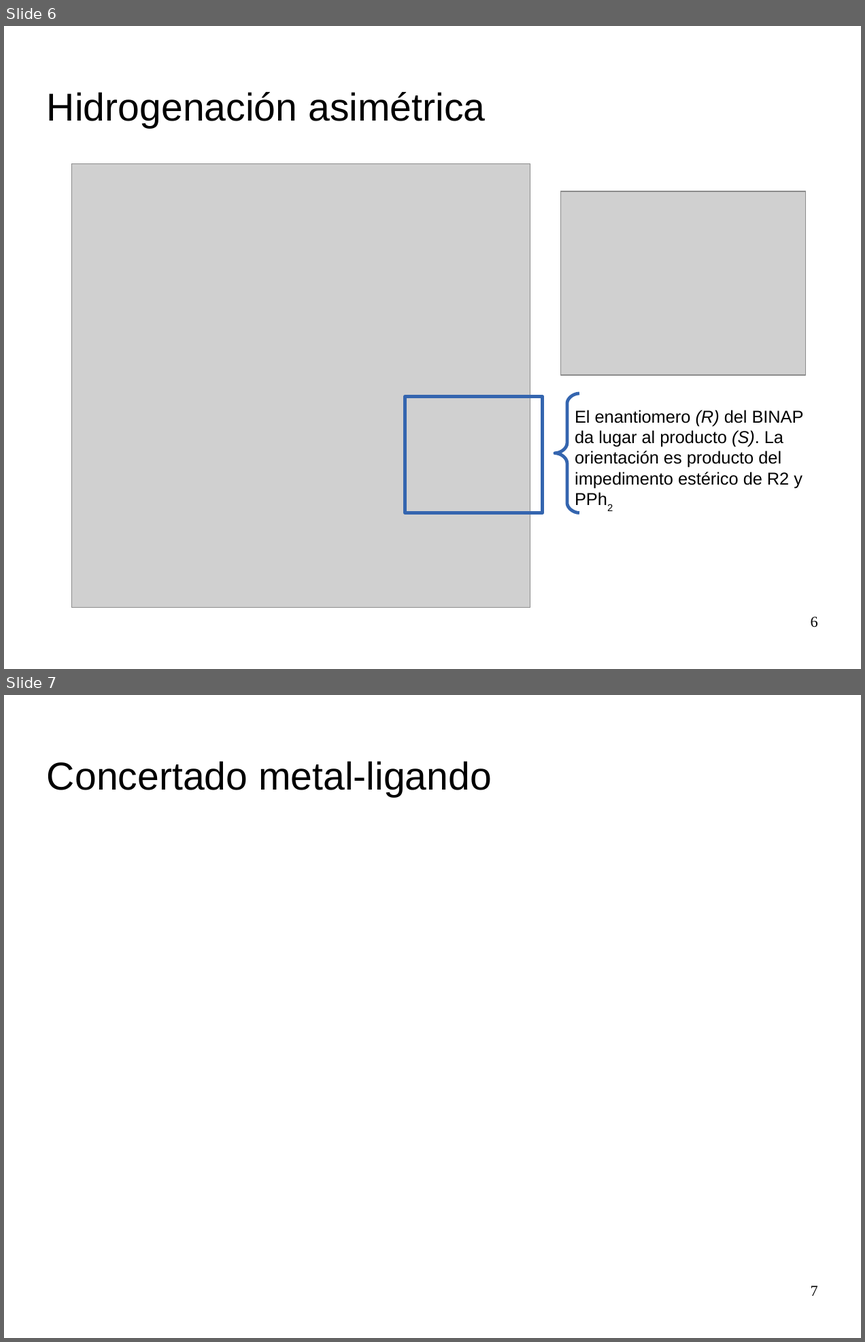
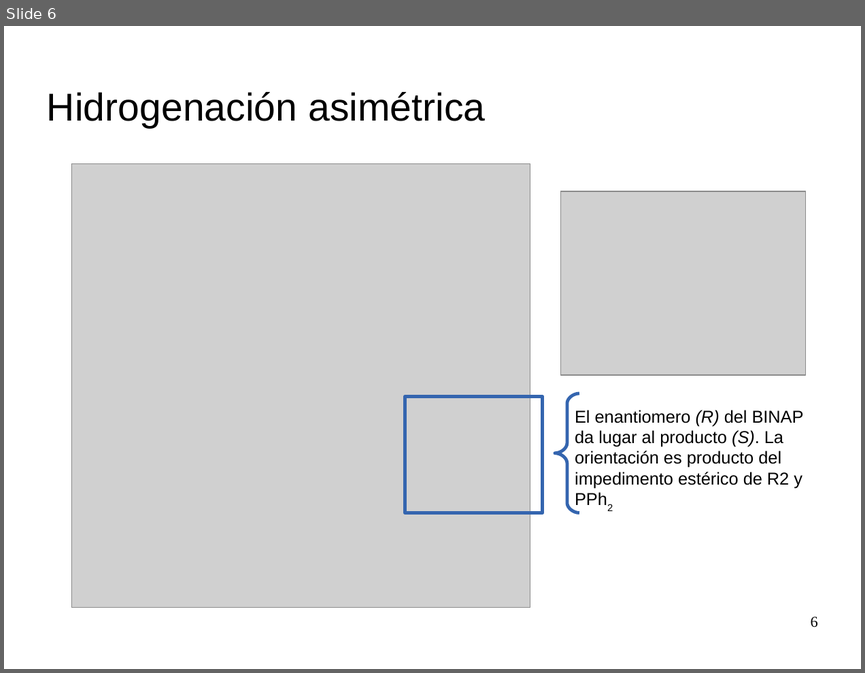
Before and after one commit to jsbarbosa/study-happiness, a slide deck: Lab Q. Avanzada/Inorganica/Seminario/presentacion.odp. Shown one above the other, each under a label of ours: slides 6 and 7 before the commit, slide 6 after it. The pictures are 865x1342 and 865x673 pixels, drawn with LibreOffice and Linux fonts; fonts in the diff are those of the drawing; grey boxes stand for pictures; background and template pictures are left out. Boxes give left, top, right and bottom in pixels: in the first picture for what was removed or moved away, otherwise in the second. Text is boxed around its words. In the diff, an @@ line names an element or a change of style, - is before the commit and + after.

```diff
--- a/Lab Q. Avanzada/Inorganica/Seminario/presentacion.odp
+++ b/Lab Q. Avanzada/Inorganica/Seminario/presentacion.odp
@@ slide 7 removed at (4,695,861,1338), background picture (left out) @@
@@ title removed at (47,761,492,797) @@
-Concertado metal-ligando
@@ page number removed at (810,1285,818,1295) @@
-7
```
Also in this commit, not shown: 3 slides added, 3 other slides removed, 13 other files.
